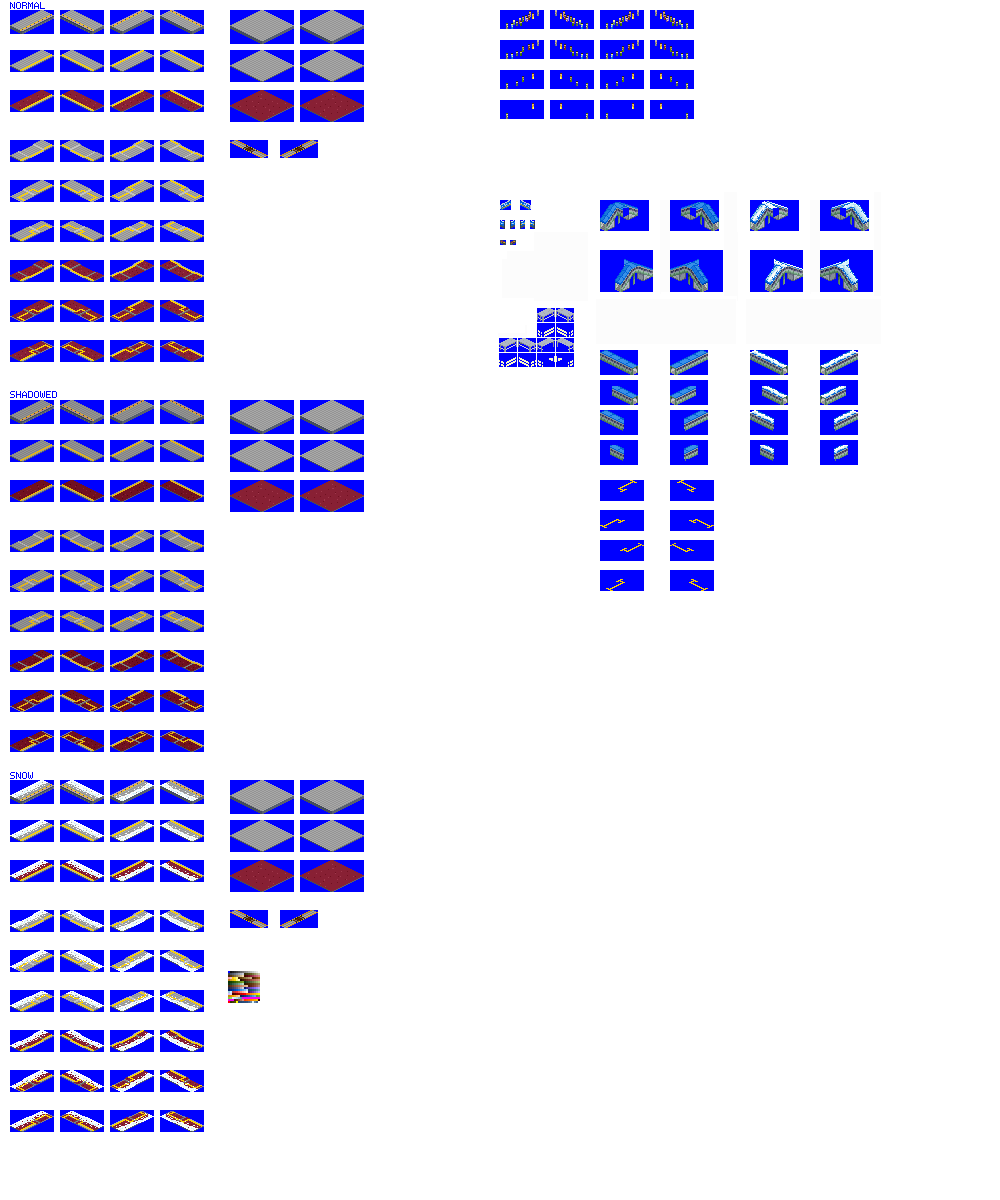
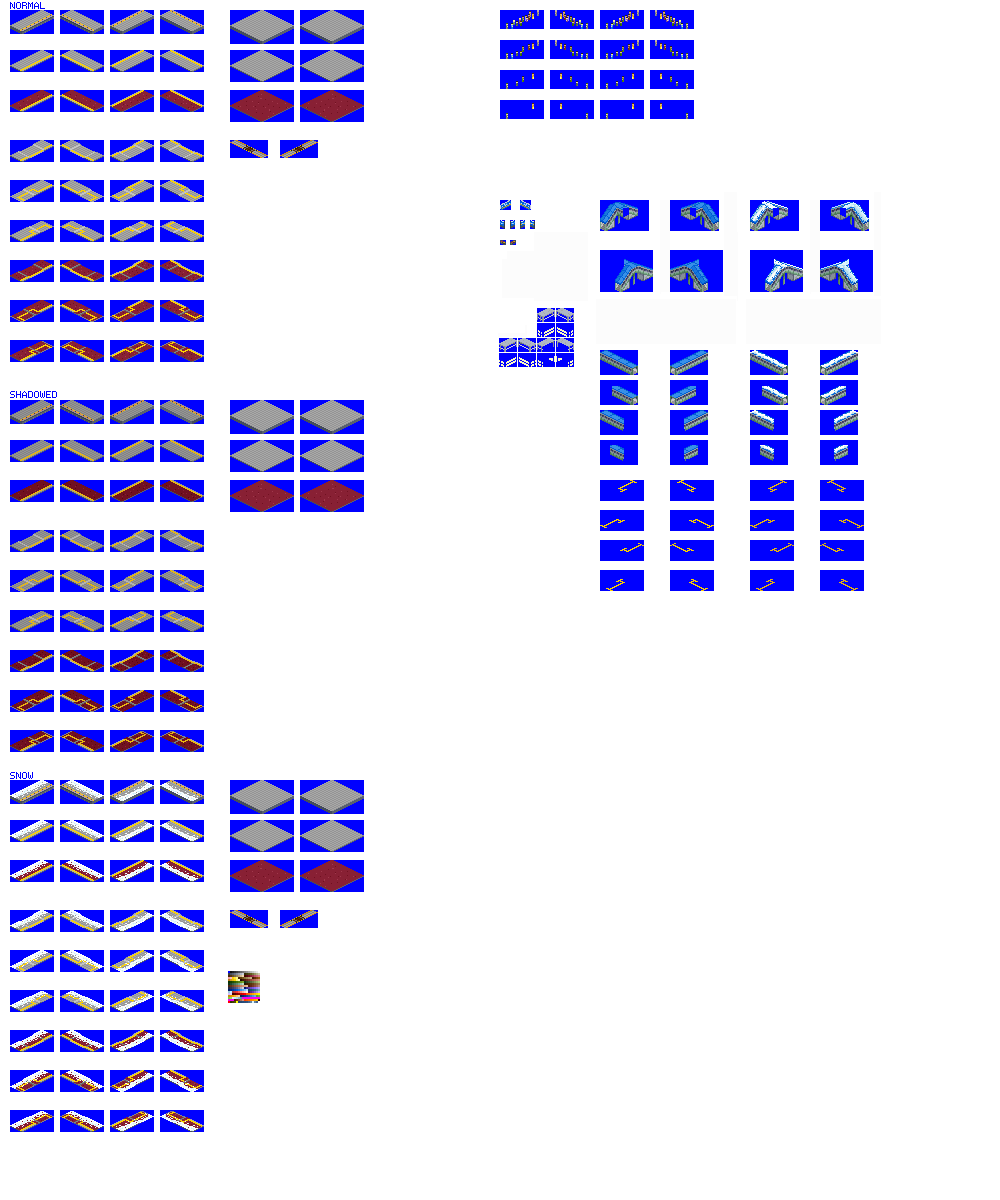
Two versions of the same layered image (1000x1200). Layer-by-layer changes:
painted on "platforms" over [750, 480, 864, 591]
painted on "bg" over [750, 480, 864, 591]
